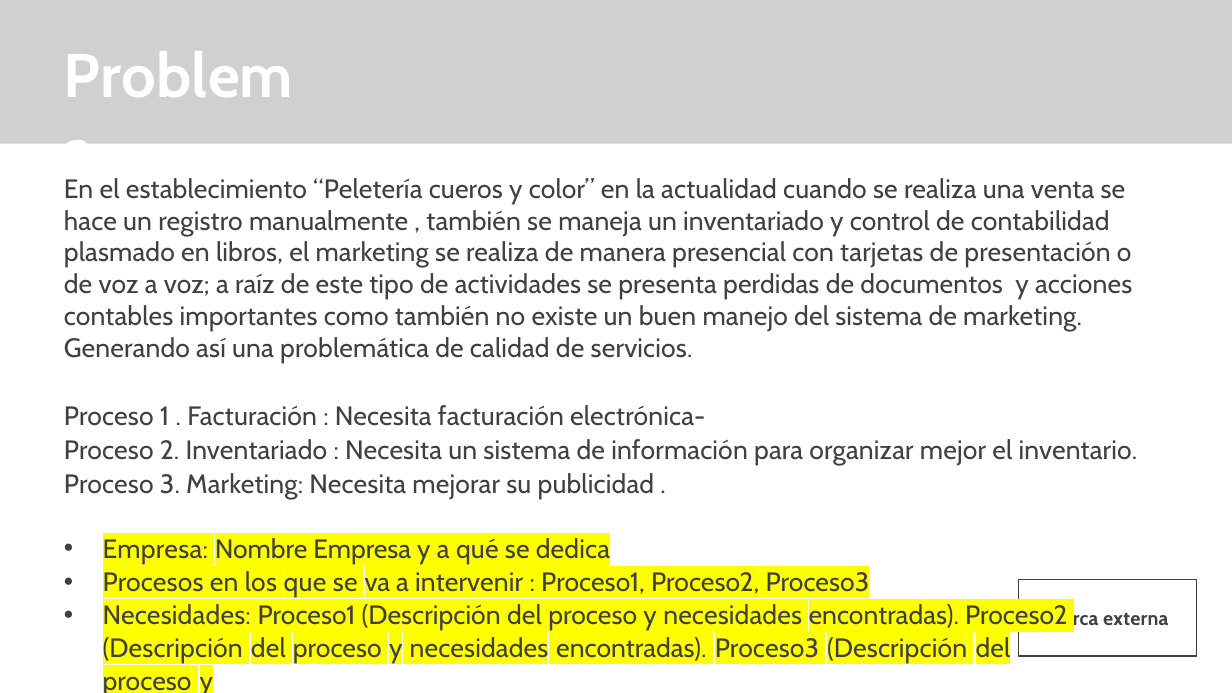
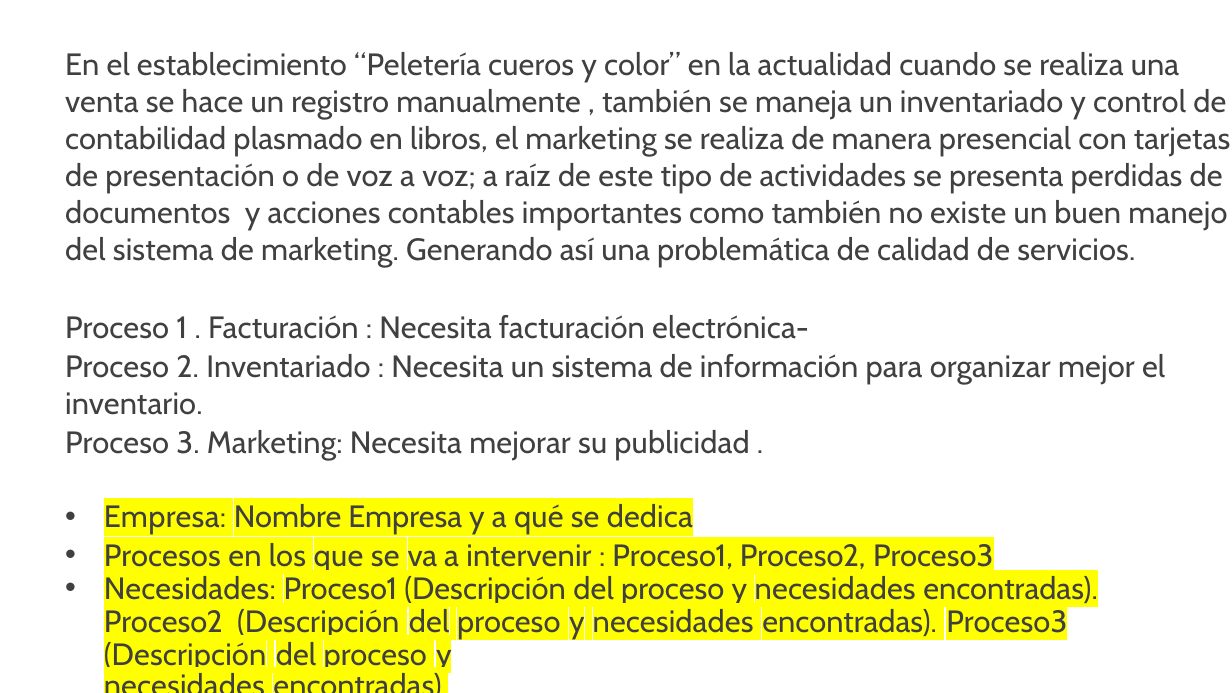
Before and after one commit to kamor31232/Proyecto_adsi, a slide deck: slide 7 of App/app_documentacion/1er_trimestre/1_proyecto/1_1_1_presentacion_proyecto.pptx (slide 5 before the commit). Drawn at 1232x693 pixels with LibreOffice and Linux fonts; fonts in the diff are those of the drawing; grey boxes stand for pictures; background and template pictures are left out. Boxes give left, top, right and bottom in pixels: in the first picture for what was removed or moved away, otherwise in the second. Text is boxed around its words. In the diff, an @@ line names an element or a change of style, - is before the commit and + after.

Commit message:
Organicé las primeras presentaciones y agregué imagenes

```diff
--- a/App/app_documentacion/1er_trimestre/1_proyecto/1_1_1_presentacion_proyecto.pptx
+++ b/App/app_documentacion/1er_trimestre/1_proyecto/1_1_1_presentacion_proyecto.pptx
@@ picture removed at [0,0,1232,144] @@
@@ text at [65,52,1230,671]: paragraph removed @@
-“Pueden utilizar imágenes de Apoyo o más diapositivas si lo requieren”
@@ text "En el establecimiento “Peletería cueros ...": place and size @@
-text "En el establecimiento “Peletería cueros ..." at [64,178,1138,693]
+text "En el establecimiento “Peletería cueros ..." at [65,52,1230,671]
@@ text "En el establecimiento “Peletería cueros ..." at [65,52,1230,671]: size 15.5 to 18 pt @@
@@ title removed at [63,34,313,112] @@
-Problema
@@ rectangle removed at [1019,580,1196,657] @@
-Marca externa
```
Also in this commit, not shown: 3 other slides changed, 3 slides added, 1 slide removed, 1 other file.
